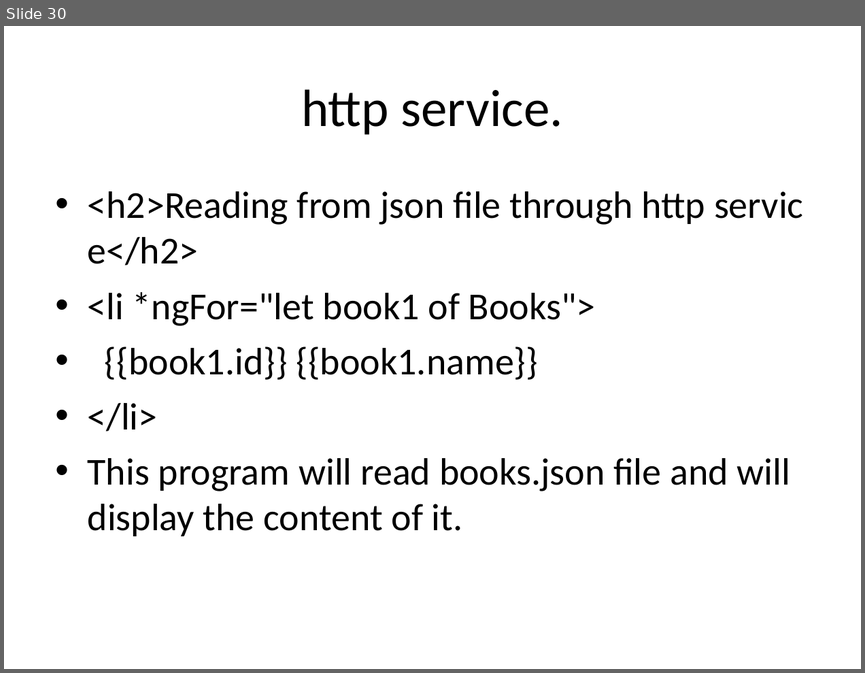
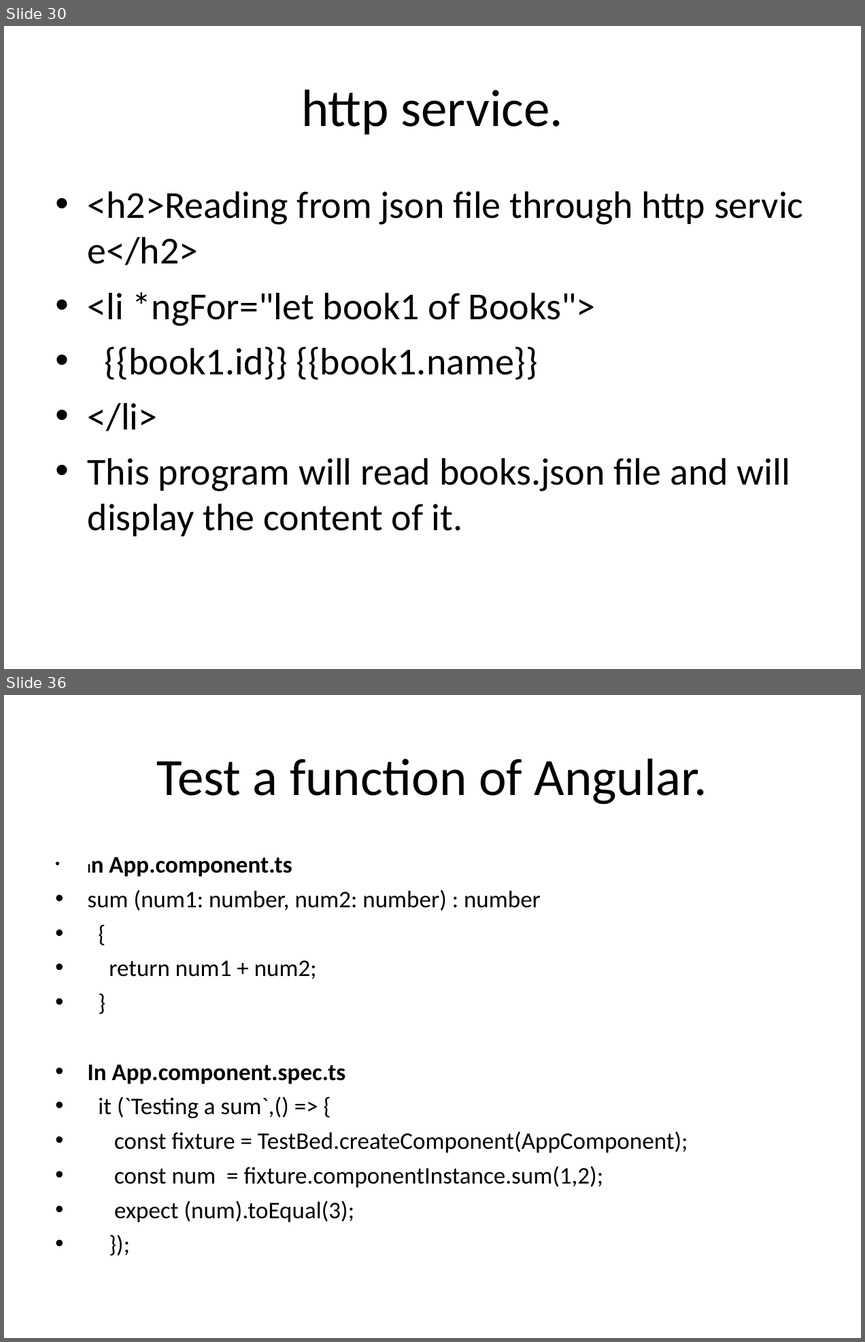
Before and after one commit to kcharankumar/DBS_Charan, a slide deck: Angular/Angular.ppt. Shown one above the other, each under a label of ours: slide 30 before the commit, slides 30 and 36 after it; the slides between them are not shown. The pictures are 865x673 and 865x1342 pixels, drawn with LibreOffice and Linux fonts; fonts in the diff are those of the drawing. Boxes give left, top, right and bottom in pixels: in the first picture for what was removed or moved away, otherwise in the second. Text is boxed around its words. In the diff, an @@ line names an element or a change of style, - is before the commit and + after.

```diff
--- a/Angular/Angular.ppt
+++ b/Angular/Angular.ppt
@@ slide 36 added at (4, 695, 861, 1338), background #FFFFFF @@
@@ title added at (156, 758, 708, 804), 44 pt, text #000000 @@
+Test a function of Angular.
@@ text added at (88, 857, 688, 1222), 20 pt, text #000000 @@
+• In App.component.ts
+• sum (num1: number, num2: number) : number
+• {
+• return num1 + num2;
+• }
+• In App.component.spec.ts
+• it (`Testing a sum`,() => {
+• const fixture = TestBed.createComponent(AppComponent);
+• const num = fixture.componentInstance.sum(1,2);
+• expect (num).toEqual(3);
+• });
```
Also in this commit, not shown: 8 other slides added.
